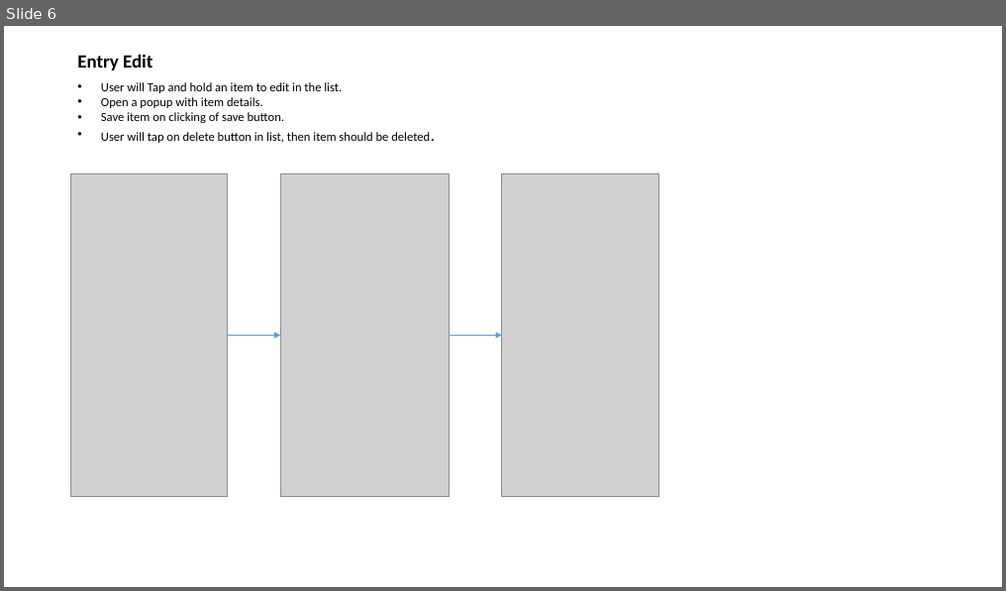
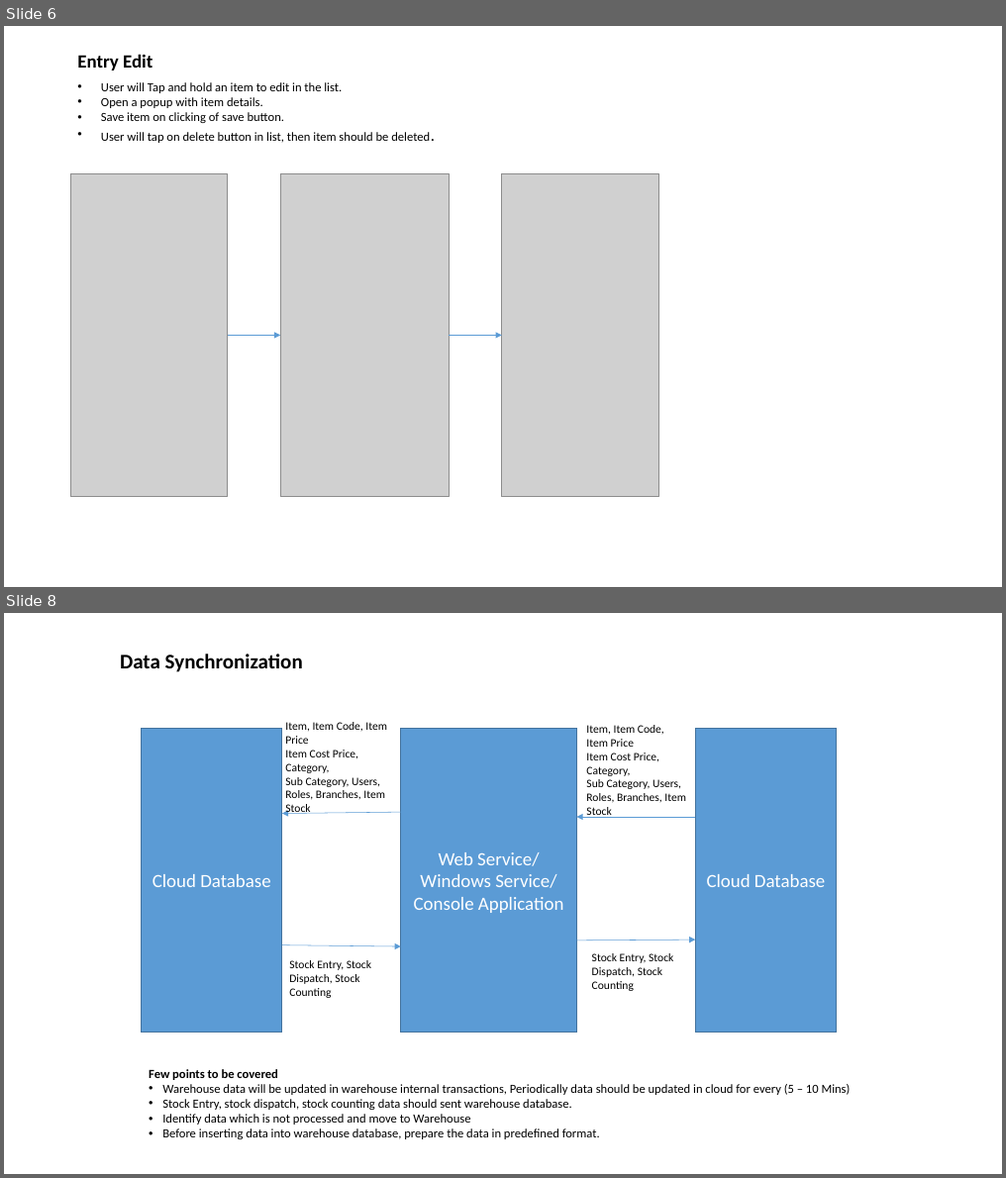
Before and after one commit to LNarendarReddy/InventoryControl, a slide deck: Requirements/NSRetail_Mobile_Requirements.pptx. Shown one above the other, each under a label of ours: slide 6 before the commit, slides 6 and 8 after it; the slides between them are not shown. The pictures are 1006x591 and 1006x1178 pixels, drawn with LibreOffice and Linux fonts; fonts in the diff are those of the drawing; grey boxes stand for pictures. Boxes give left, top, right and bottom in pixels: in the first picture for what was removed or moved away, otherwise in the second. Text is boxed around its words. In the diff, an @@ line names an element or a change of style, - is before the commit and + after.

Commit message:
Changes for branch combobox
Changes for branch combobox

```diff
--- a/Requirements/NSRetail_Mobile_Requirements.pptx
+++ b/Requirements/NSRetail_Mobile_Requirements.pptx
@@ slide 8 added at <box>4,613,1002,1174</box>, background #FFFFFF @@
@@ text added at <box>120,654,303,672</box>, 20 pt, text #000000, bold @@
+Data Synchronization
@@ rectangle added at <box>141,728,282,1032</box>, fill #5B9BD5, outline #43739E 1 pt, 18 pt, text #FFFFFF @@
+Cloud Database
@@ text added at <box>285,722,387,816</box>, 11 pt, text #000000 @@
+Item, Item Code, Item Price
+Item Cost Price, Category,
+Sub Category, Users,
+Roles, Branches, Item Stock
@@ rectangle added at <box>401,728,576,1032</box>, fill #5B9BD5, outline #43739E 1 pt, 18 pt, text #FFFFFF @@
+Web Service/
+Windows Service/
+Console Application
@@ text added at <box>586,725,686,818</box>, 11 pt, text #000000 @@
+Item, Item Code, Item Price
+Item Cost Price, Category,
+Sub Category, Users,
+Roles, Branches, Item Stock
@@ rectangle added at <box>696,728,837,1032</box>, fill #5B9BD5, outline #43739E 1 pt, 18 pt, text #FFFFFF @@
+Cloud Database
@@ arrow added from (401, 812) to (282, 814), #5B9BD5 0.5 pt @@
@@ arrow added from (696, 817) to (576, 817), #5B9BD5 0.5 pt @@
@@ arrow added from (282, 946) to (401, 947), #5B9BD5 0.5 pt @@
@@ text added at <box>289,960,371,998</box>, 11 pt, text #000000 @@
+Stock Entry, Stock Dispatch, Stock Counting
@@ arrow added from (576, 941) to (696, 940), #5B9BD5 0.5 pt @@
@@ text added at <box>592,954,673,991</box>, 11 pt, text #000000 @@
+Stock Entry, Stock Dispatch, Stock Counting
@@ text added at <box>149,1069,850,1140</box>, 12 pt, text #000000 @@
+Few points to be covered
+• Warehouse data will be updated in warehouse internal transactions, Periodically data should be updated in cloud for every (5 – 10 Mins)
+• Stock Entry, stock dispatch, stock counting data should sent warehouse database.
+• Identify data which is not processed and move to Warehouse
+• Before inserting data into warehouse database, prepare the data in predefined format.
```
Also in this commit, not shown: 2 slides changed, 1 other slide added, 12 other files.
